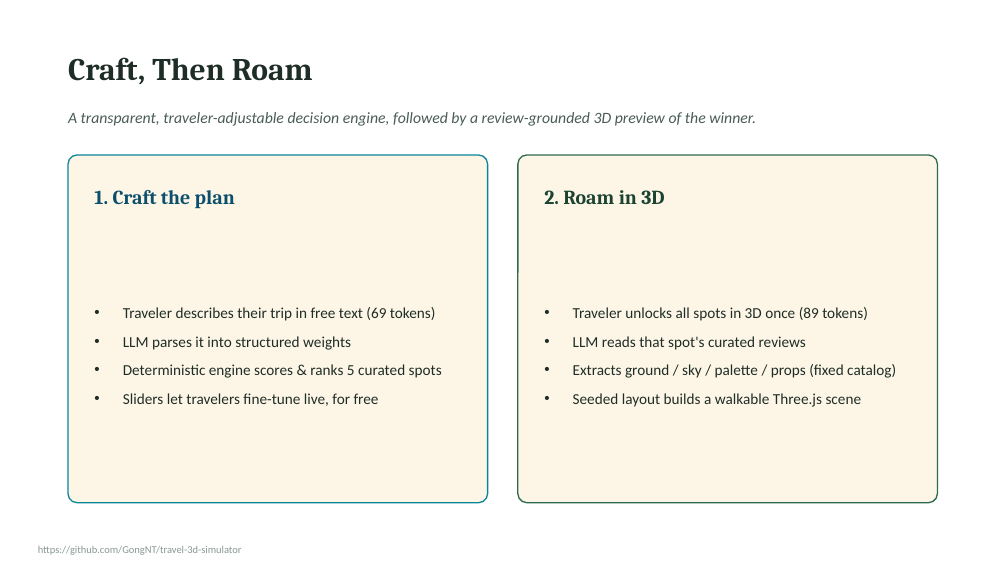
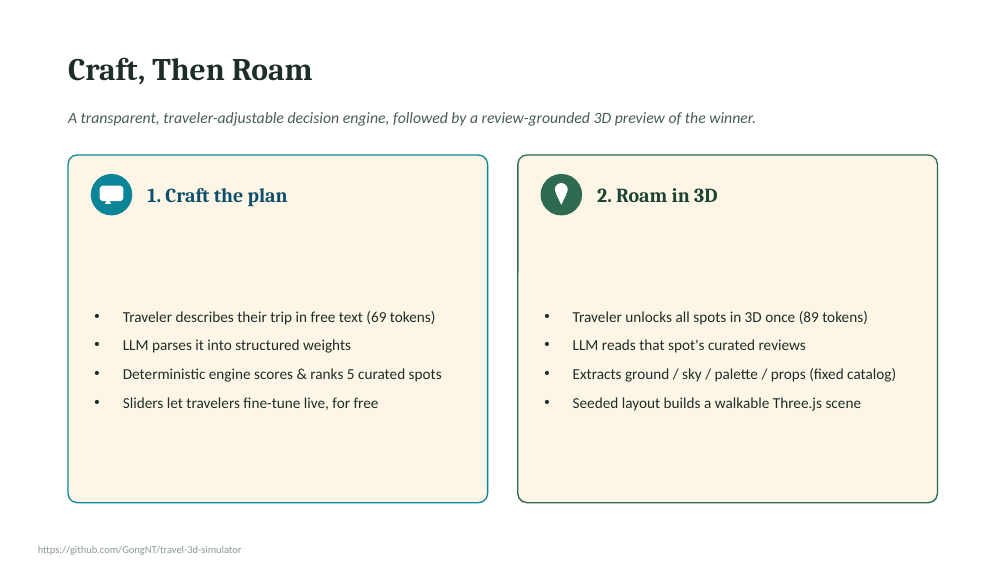
Before and after one commit to GongNT/travel-3d-simulator, a slide deck: slide 3 of report/Final_Presentation.pptx. Drawn at 1008x567 pixels with LibreOffice and Linux fonts; fonts in the diff are those of the drawing. Boxes give left, top, right and bottom in pixels: in the first picture for what was removed or moved away, otherwise in the second. Text is boxed around its words. In the diff, an @@ line names an element or a change of style, - is before the commit and + after.

Commit message:
Reconcile report and deck with recaptured screenshots and fix overlaps
Recaptured screenshots after the token pricing update show Promenade des Anglais as the top-ranked example instead of Cours Saleya Market; updates every caption and prose reference in the report and deck to match. Also fixes several title/body text overlaps and stale content introduced when the deck was reformatted in Google Slides.

```diff
--- a/report/Final_Presentation.pptx
+++ b/report/Final_Presentation.pptx
@@ ellipse added at (91, 174, 132, 216), fill #0C8599 @@
@@ text "1. Craft the plan": place and size @@
-text "1. Craft the plan" at (94, 190, 235, 209)
+text "1. Craft the plan" at (147, 188, 288, 207)
@@ ellipse added at (541, 174, 582, 216), fill #2D6A4F @@
@@ text "2. Roam in 3D": place and size @@
-text "2. Roam in 3D" at (544, 190, 664, 204)
+text "2. Roam in 3D" at (597, 188, 717, 202)
@@ rounded rectangle added at (100, 185, 123, 201), fill #FFFFFF @@
@@ triangle added at (105, 198, 111, 203), fill #FFFFFF @@
@@ ellipse added at (555, 183, 568, 196), fill #FFFFFF @@
@@ triangle added at (557, 194, 567, 205), fill #FFFFFF @@
@@ text "Traveler describes their trip in ...": place and size @@
-text "Traveler describes their trip in ..." at (123, 307, 442, 406)
+text "Traveler describes their trip in ..." at (123, 311, 442, 410)
@@ text "Traveler unlocks all spots in ...": place and size @@
-text "Traveler unlocks all spots in ..." at (573, 307, 896, 407)
+text "Traveler unlocks all spots in ..." at (573, 311, 896, 411)
```
Also in this commit, not shown: 9 other slides changed, 8 other files.
